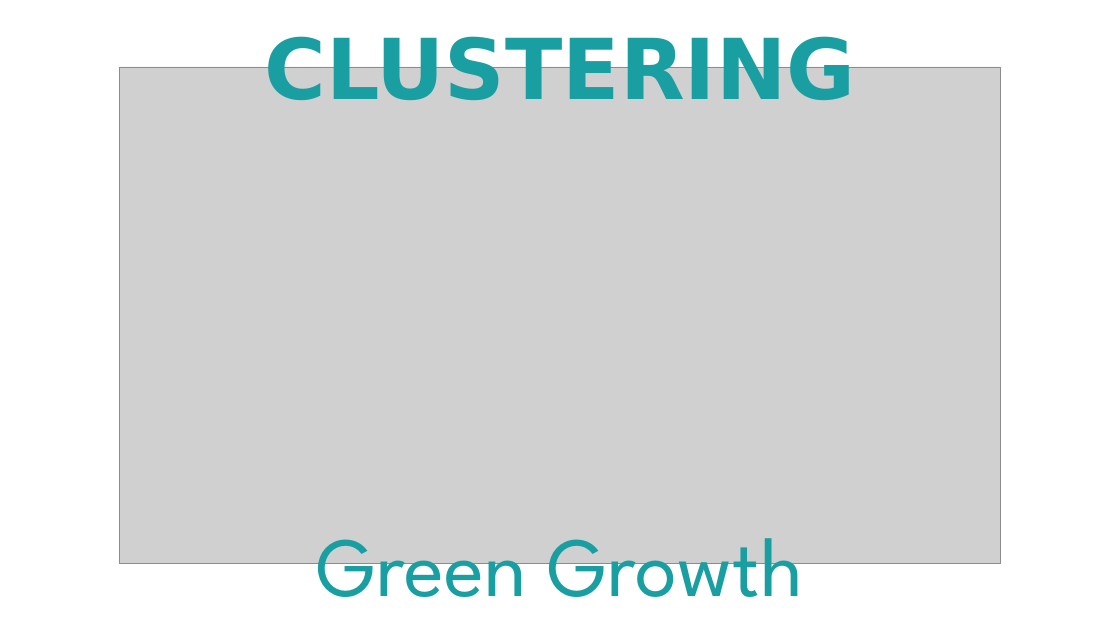
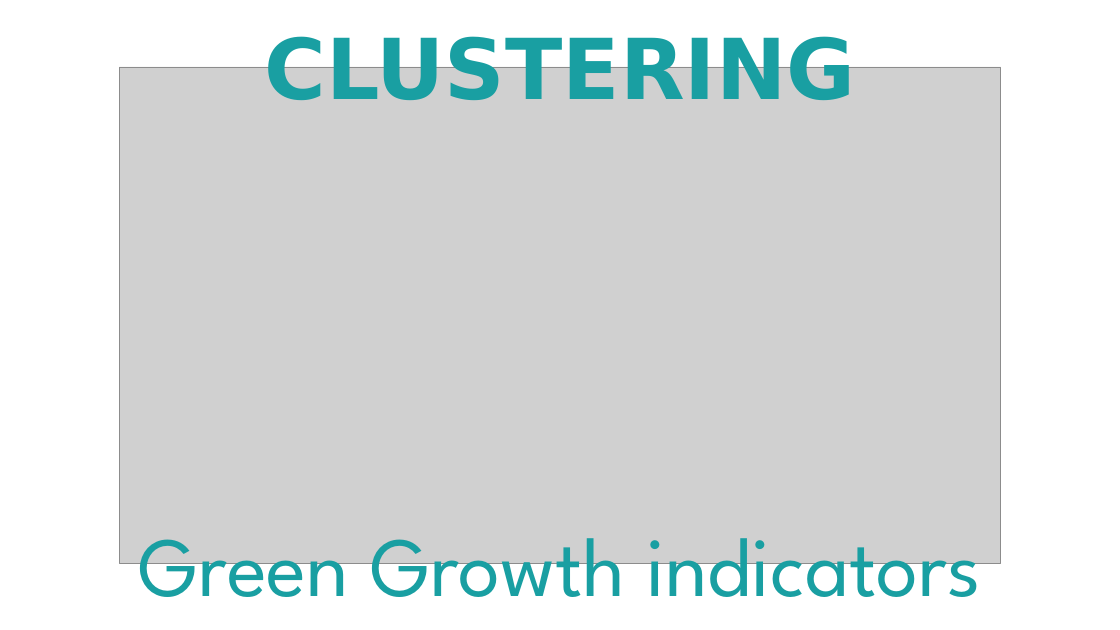
Before and after one commit to diassmatheus/en, a slide deck: slide 2 of assets/img/portfolio/cards-portifolio.pptx. Drawn at 1120x630 pixels with LibreOffice and Linux fonts; fonts in the diff are those of the drawing; grey boxes stand for pictures. Boxes give left, top, right and bottom in pixels: in the first picture for what was removed or moved away, otherwise in the second. Text is boxed around its words. In the diff, an @@ line names an element or a change of style, - is before the commit and + after.

```diff
--- a/assets/img/portfolio/cards-portifolio.pptx
+++ b/assets/img/portfolio/cards-portifolio.pptx
@@ text at [139, 538, 980, 620]: text changed @@
-Green Growth
+Green Growth indicators
```
Also in this commit, not shown: 1 other slide changed, 1 slide added, 5 other files.
